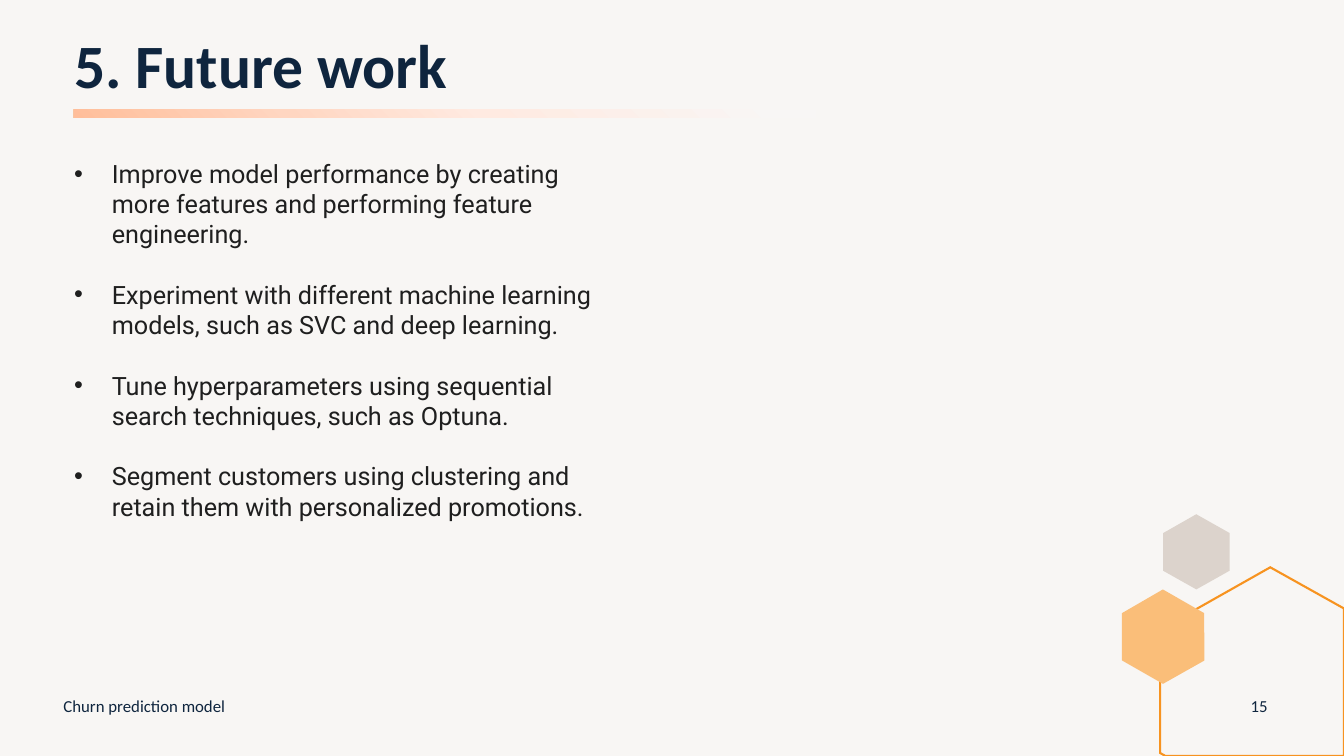
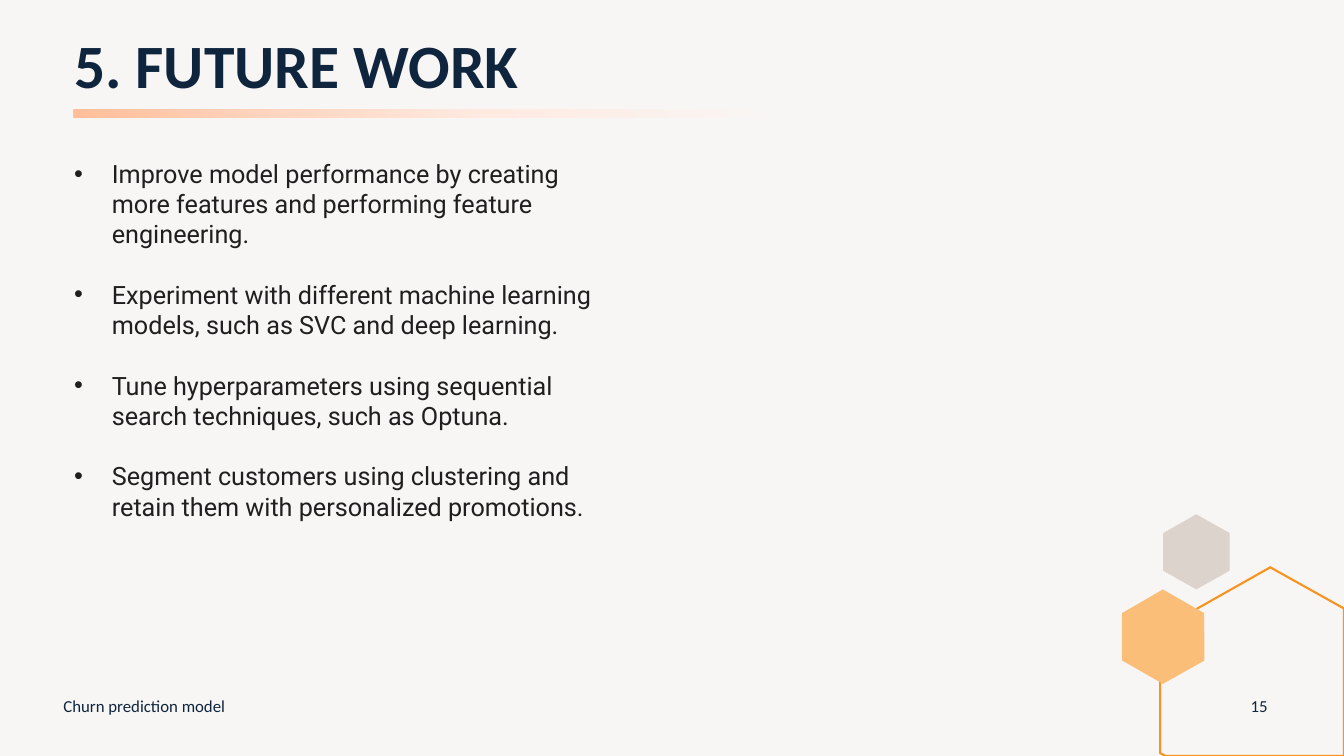
Before and after one commit to peerapat-t/telco_churn_prediction_model, a slide deck: slide 15 of Telco churn prediction model presentation.pptx. Drawn at 1344x756 pixels with LibreOffice and Linux fonts; fonts in the diff are those of the drawing. Boxes give left, top, right and bottom in pixels: in the first picture for what was removed or moved away, otherwise in the second. Text is boxed around its words. In the diff, an @@ line names an element or a change of style, - is before the commit and + after.

```diff
--- a/Telco churn prediction model presentation.pptx
+++ b/Telco churn prediction model presentation.pptx
@@ title at [74,47,518,89]: text changed @@
-5. Future work
+5. FUTURE WORK
```
Also in this commit, not shown: 17 other slides changed, 1 other file.
